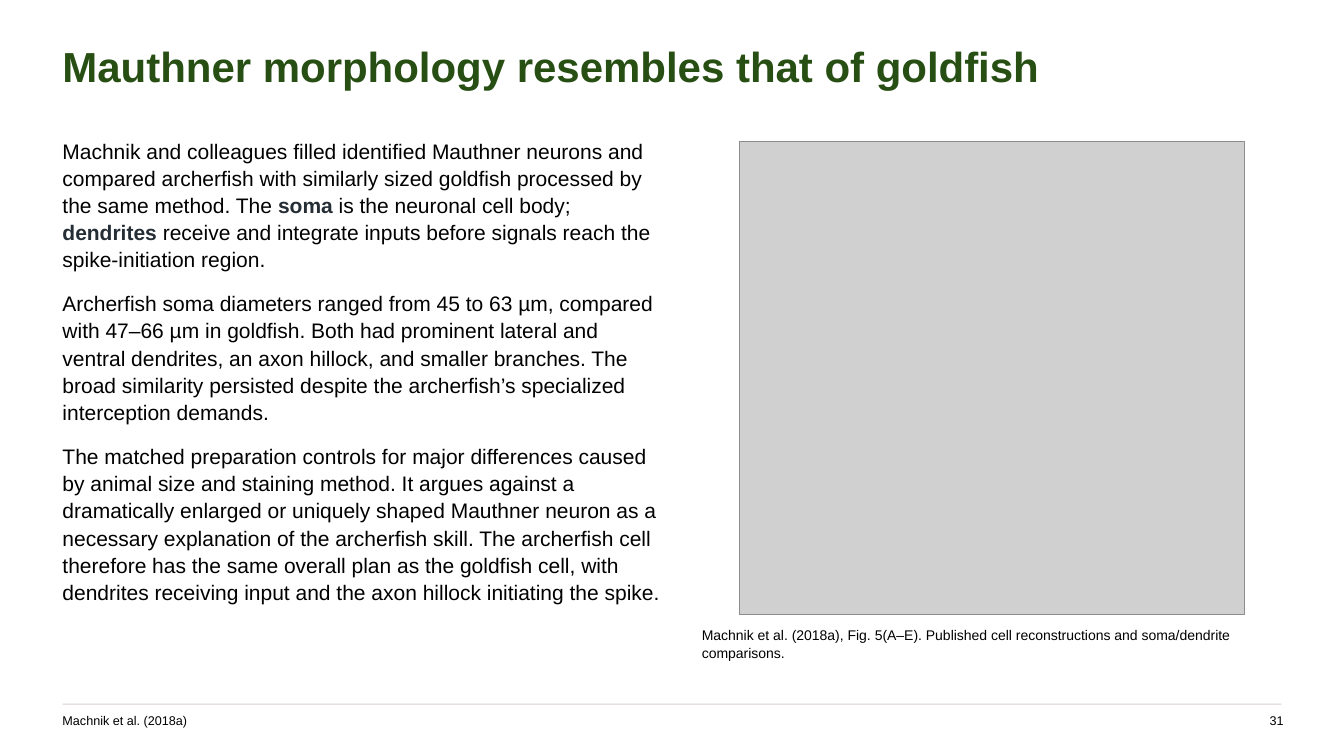
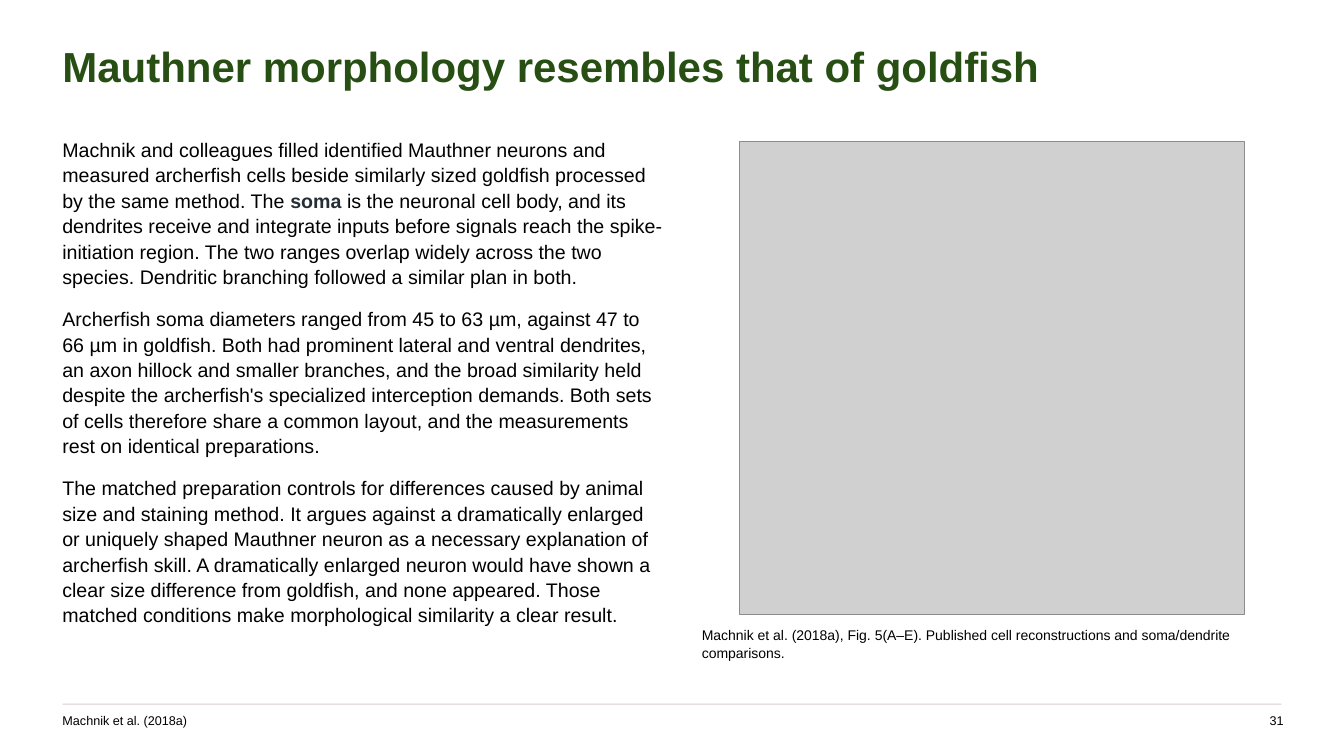
Before and after one commit to jordanxxlopez/NEUROETHOLOGY, a slide deck: slide 41 of scaffolded/Neuroethology_Lecture27_FA2026_SCAFFOLDED.pptx (slide 43 before the commit). Drawn at 1344x756 pixels with LibreOffice and Linux fonts; fonts in the diff are those of the drawing; grey boxes stand for pictures. Boxes give left, top, right and bottom in pixels: in the first picture for what was removed or moved away, otherwise in the second. Text is boxed around its words. In the diff, an @@ line names an element or a change of style, - is before the commit and + after.

```diff
--- a/scaffolded/Neuroethology_Lecture27_FA2026_SCAFFOLDED.pptx
+++ b/scaffolded/Neuroethology_Lecture27_FA2026_SCAFFOLDED.pptx
@@ text at (62,142,662,626): text changed; size 15 to 14 pt @@
-Machnik and colleagues filled identified Mauthner neurons and compared archerfish with similarly sized goldfish processed by the same method. The soma is the neuronal cell body; dendrites receive and integrate inputs before signals reach the spike-initiation region.
-Archerfish soma diameters ranged from 45 to 63 µm, compared with 47–66 µm in goldfish. Both had prominent lateral and ventral dendrites, an axon hillock, and smaller branches. The broad similarity persisted despite the archerfish’s specialized interception demands.
-The matched preparation controls for major differences caused by animal size and staining method. It argues against a dramatically enlarged or uniquely shaped Mauthner neuron as a necessary explanation of the archerfish skill. The archerfish cell therefore has the same overall plan as the goldfish cell, with dendrites receiving input and the axon hillock initiating the spike.
+Machnik and colleagues filled identified Mauthner neurons and measured archerfish cells beside similarly sized goldfish processed by the same method. The soma is the neuronal cell body, and its dendrites receive and integrate inputs before signals reach the spike-initiation region. The two ranges overlap widely across the two species. Dendritic branching followed a similar plan in both.
+Archerfish soma diameters ranged from 45 to 63 µm, against 47 to 66 µm in goldfish. Both had prominent lateral and ventral dendrites, an axon hillock and smaller branches, and the broad similarity held despite the archerfish's specialized interception demands. Both sets of cells therefore share a common layout, and the measurements rest on identical preparations.
+The matched preparation controls for differences caused by animal size and staining method. It argues against a dramatically enlarged or uniquely shaped Mauthner neuron as a necessary explanation of archerfish skill. A dramatically enlarged neuron would have shown a clear size difference from goldfish, and none appeared. Those matched conditions make morphological similarity a clear result.
```
Also in this commit, not shown: 51 other slides changed, 7 slides added, 7 slides removed, 4 other files.
